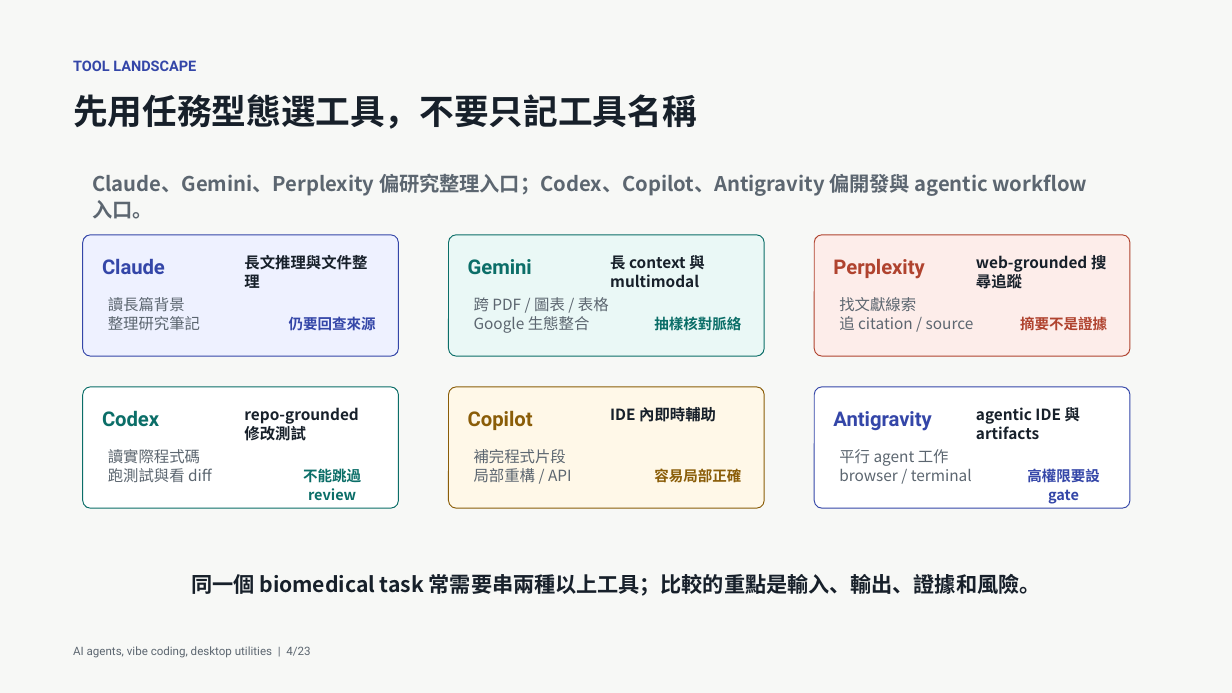
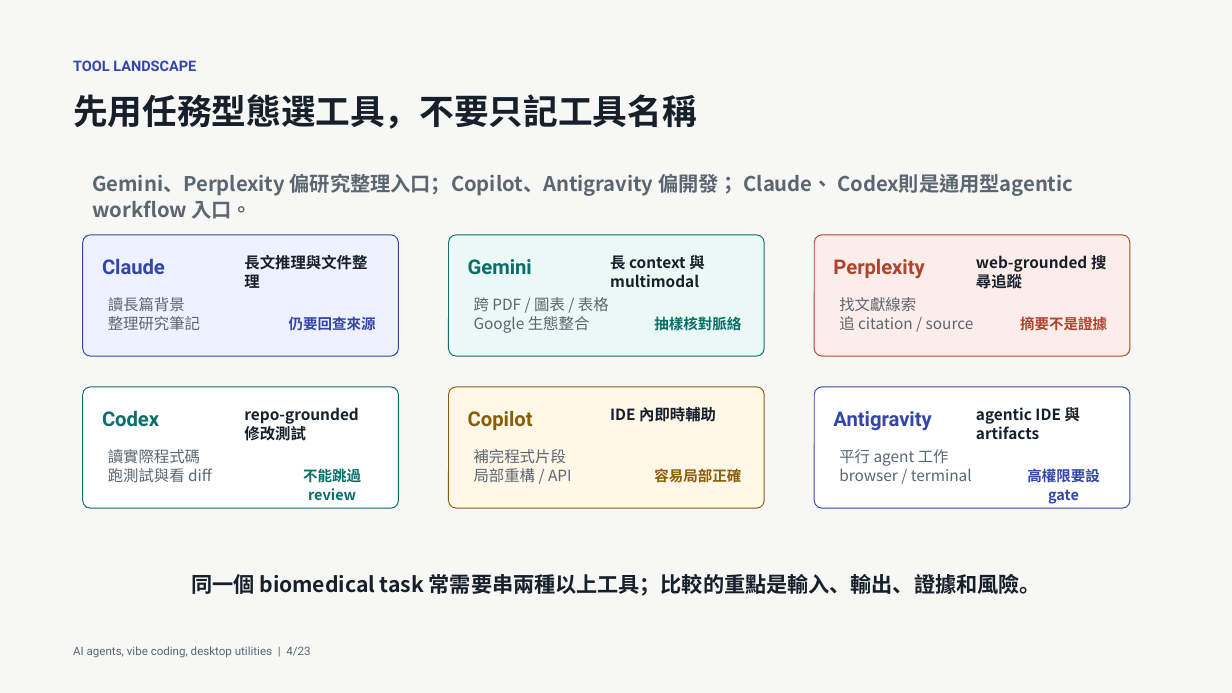
Before and after one commit to godkin1211/LLM_applications_on_BioMedicalData, a slide deck: slide 20 of slides/lesson-02-ai-agents-vibe-coding-desktop-utilities-animated.pptx (slide 12 before the commit). Drawn at 1232x693 pixels with LibreOffice and Linux fonts; fonts in the diff are those of the drawing. Boxes give left, top, right and bottom in pixels: in the first picture for what was removed or moved away, otherwise in the second. Text is boxed around its words. In the diff, an @@ line names an element or a change of style, - is before the commit and + after.

```diff
--- a/slides/lesson-02-ai-agents-vibe-coding-desktop-utilities-animated.pptx
+++ b/slides/lesson-02-ai-agents-vibe-coding-desktop-utilities-animated.pptx
@@ text at (x1=92, y1=173, x2=1073, y2=219): text changed @@
-Claude、Gemini、Perplexity 偏研究整理入口；Codex、Copilot、Antigravity 偏開發與 agentic workflow 入口。
+Gemini、Perplexity 偏研究整理入口；Copilot、Antigravity 偏開發； Claude、 Codex則是通用型agentic workflow 入口。
```
Also in this commit, not shown: 3 other slides changed, 9 slides added, 1 other file.
